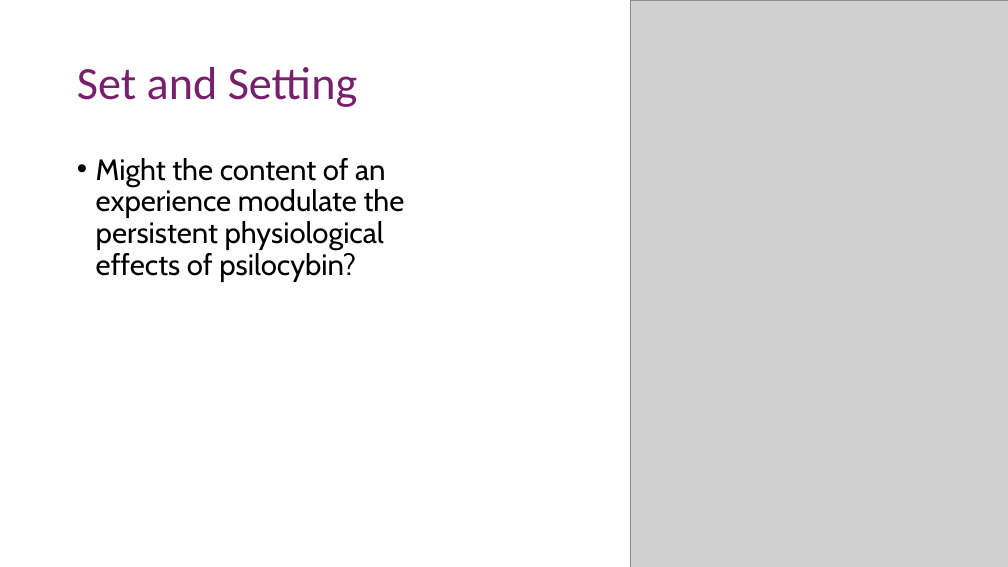
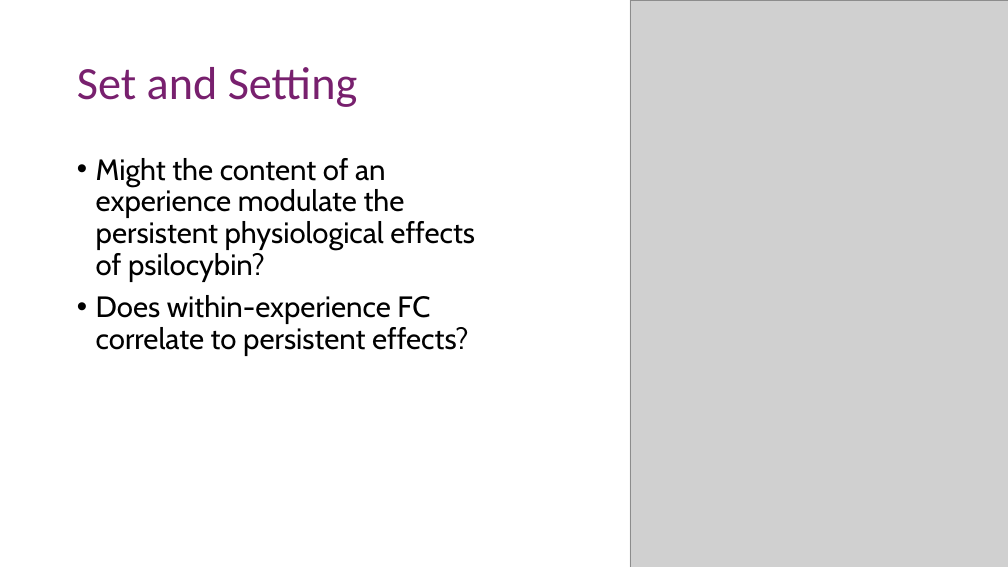
Before and after one commit to nghess/cnjc, a slide deck: slide 17 of psilocybin_fc/siegel_etal_2024.pptx (slide 11 before the commit). Drawn at 1008x567 pixels with LibreOffice and Linux fonts; fonts in the diff are those of the drawing; grey boxes stand for pictures. Boxes give left, top, right and bottom in pixels: in the first picture for what was removed or moved away, otherwise in the second. Text is boxed around its words. In the diff, an @@ line names an element or a change of style, - is before the commit and + after.

```diff
--- a/psilocybin_fc/siegel_etal_2024.pptx
+++ b/psilocybin_fc/siegel_etal_2024.pptx
@@ text at [96, 295, 469, 356]: paragraph added @@
+• Does within-experience FC correlate to persistent effects?
```
Also in this commit, not shown: 5 other slides changed, 12 slides added, 1 slide removed, 9 other files.
